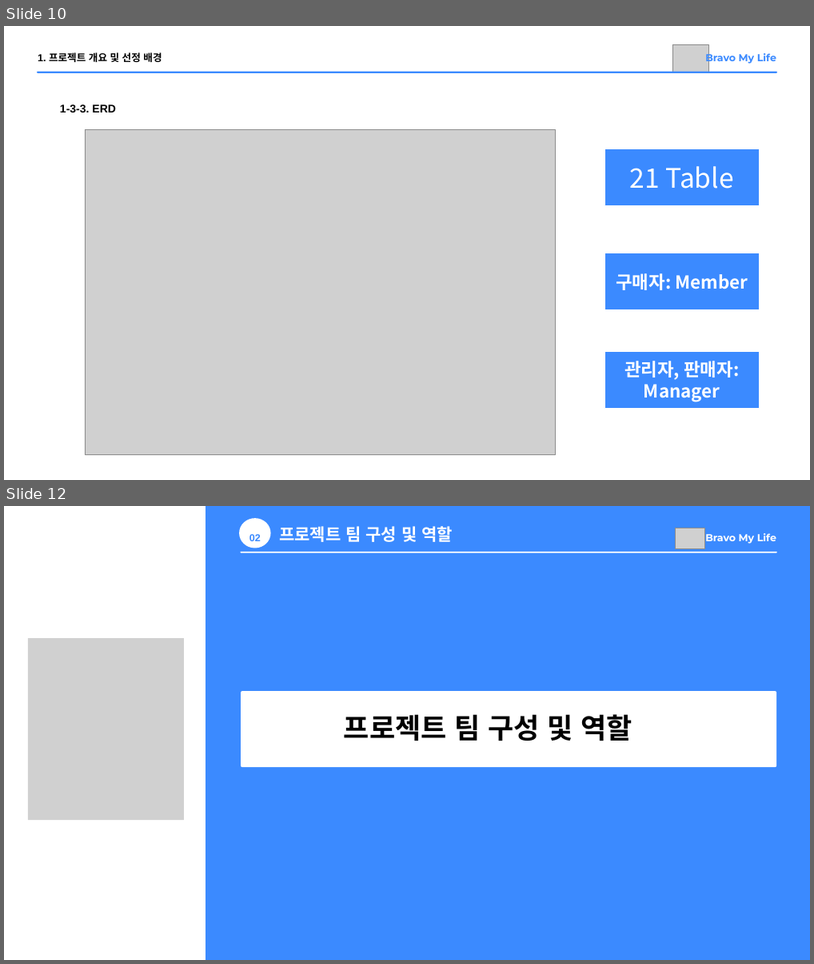
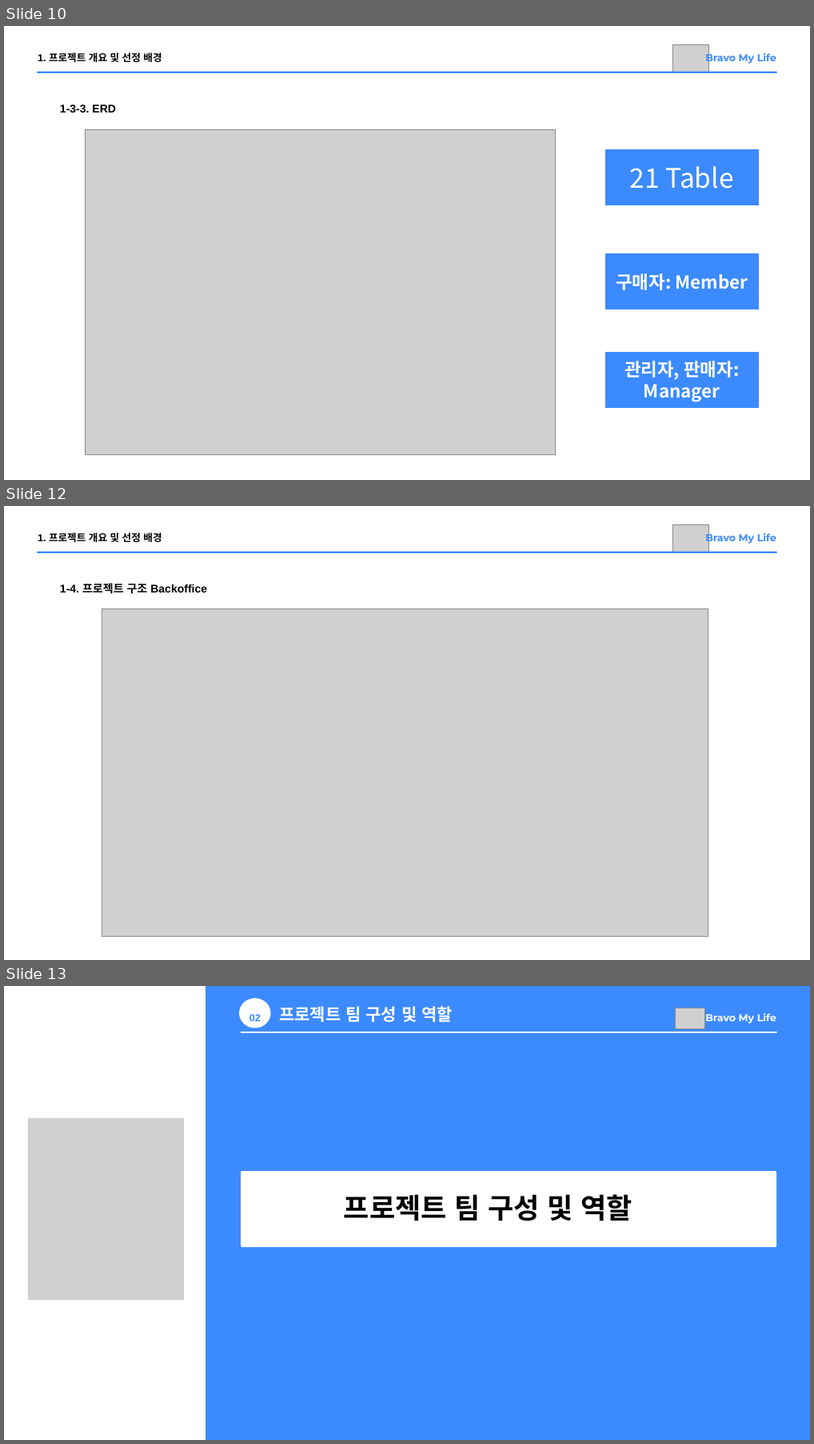
Before and after one commit to Parkjisoo00/ecommerce.saturn, a slide deck: resource/10.prepare/Saturn 미완성.pptx. Shown one above the other, each under a label of ours: slides 10 and 12 before the commit, slides 10, 12 and 13 after it; the slides between them are not shown. The pictures are 814x964 and 814x1444 pixels, drawn with LibreOffice and Linux fonts; fonts in the diff are those of the drawing; grey boxes stand for pictures. Boxes give left, top, right and bottom in pixels: in the first picture for what was removed or moved away, otherwise in the second. Text is boxed around its words. In the diff, an @@ line names an element or a change of style, - is before the commit and + after.

```diff
--- a/resource/10.prepare/Saturn 미완성.pptx
+++ b/resource/10.prepare/Saturn 미완성.pptx
@@ slide 12 added at (4, 506, 810, 960), background #FFFFFF @@
@@ picture added at (673, 524, 708, 552) @@
@@ line added from (38, 552) to (777, 552), #3B8AFF 3 pt @@
@@ text added at (38, 532, 162, 542), 18 pt, text #000000, bold @@
+1. 프로젝트 개요 및 선정 배경
@@ text added at (706, 532, 777, 544), 18 pt, text #3B8AFF, bold @@
+Bravo My Life
@@ text added at (60, 583, 207, 594), 20 pt, text #000000, bold @@
+1-4. 프로젝트 구조 Backoffice
@@ picture added at (102, 608, 709, 936) @@
@@ what was slide 12 is now slide 13 @@
```
Also in this commit, not shown: 1 slide changed.
